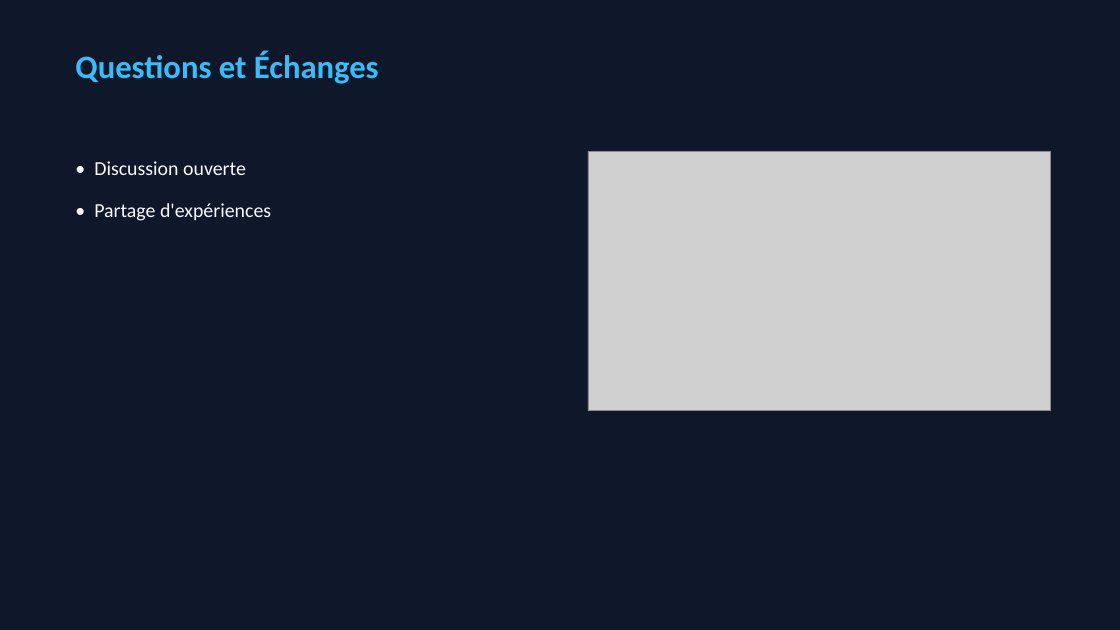
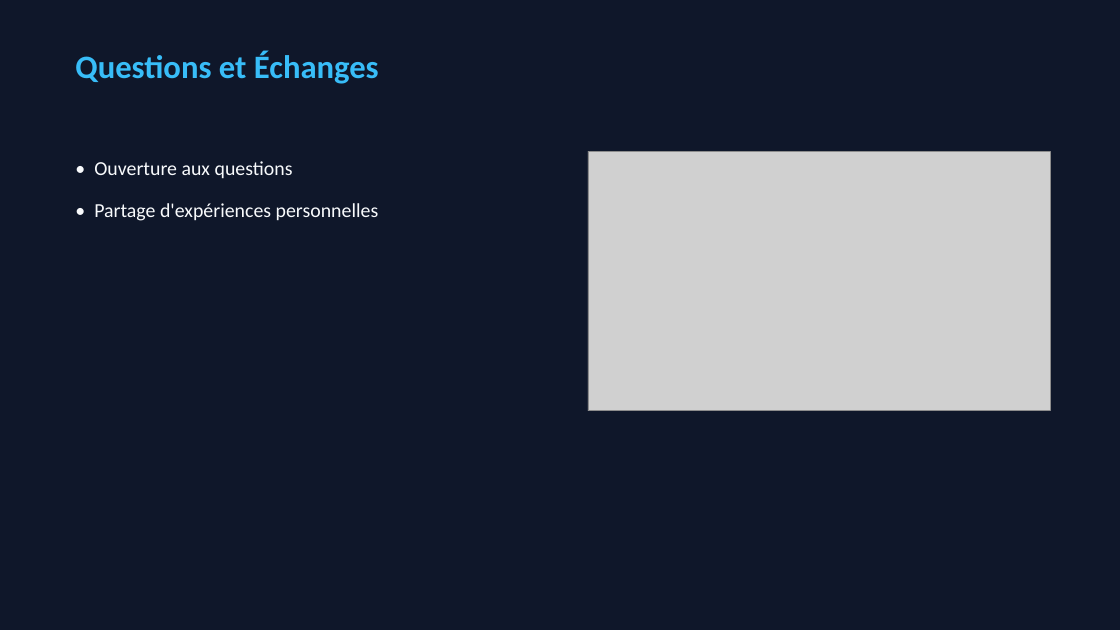
Before and after one commit to caroheymes/video-2-powerpoint-and-more, a slide deck: slide 10 of demo/output/presentation.pptx. Drawn at 1120x630 pixels with LibreOffice and Linux fonts; fonts in the diff are those of the drawing; grey boxes stand for pictures. Boxes give left, top, right and bottom in pixels: in the first picture for what was removed or moved away, otherwise in the second. Text is boxed around its words. In the diff, an @@ line names an element or a change of style, - is before the commit and + after.

```diff
--- a/demo/output/presentation.pptx
+++ b/demo/output/presentation.pptx
@@ text at [94,161,379,221]: text changed @@
-• Discussion ouverte
-• Partage d'expériences
+• Ouverture aux questions
+• Partage d'expériences personnelles
```
Also in this commit, not shown: 9 other slides changed, 18 other files.
